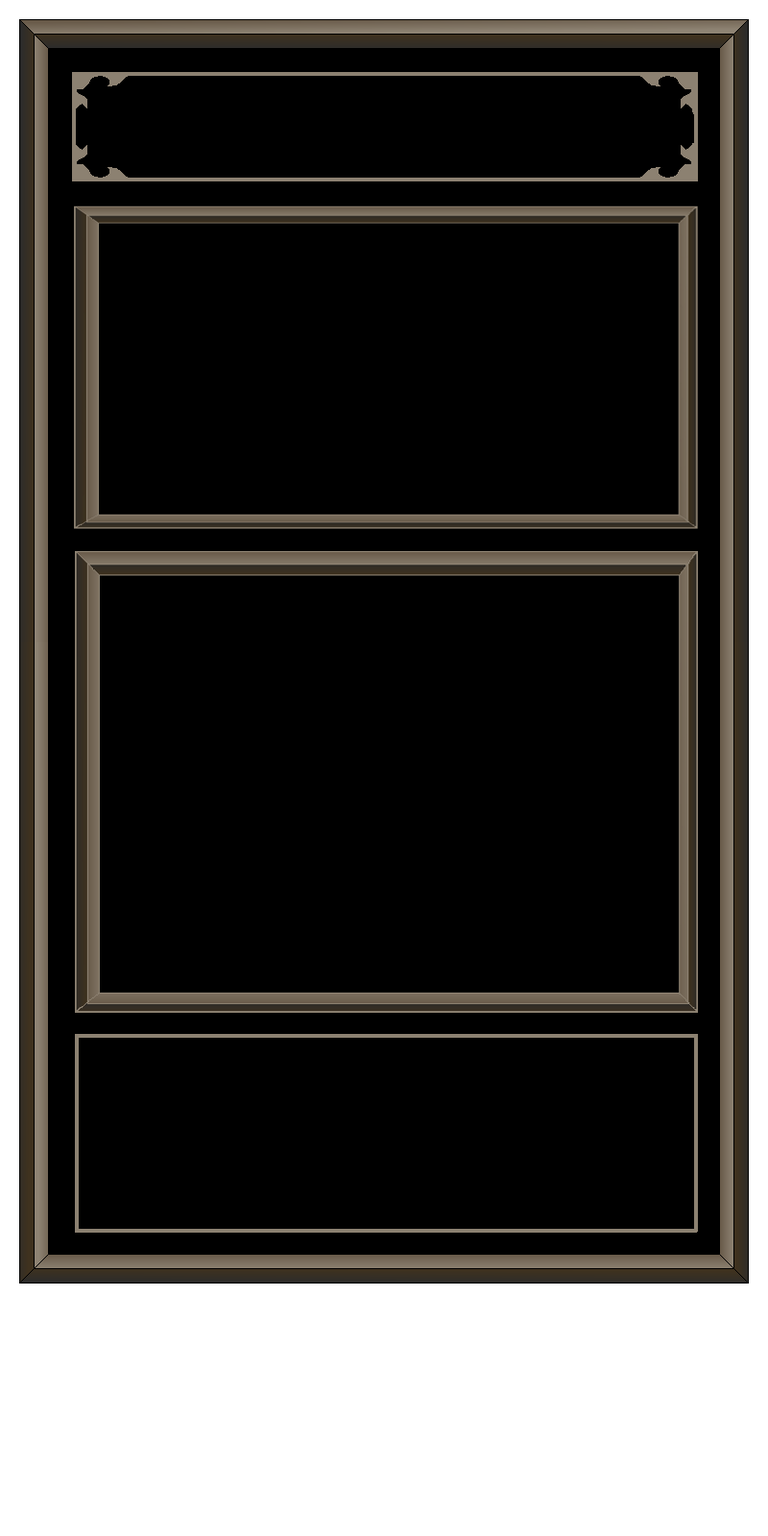
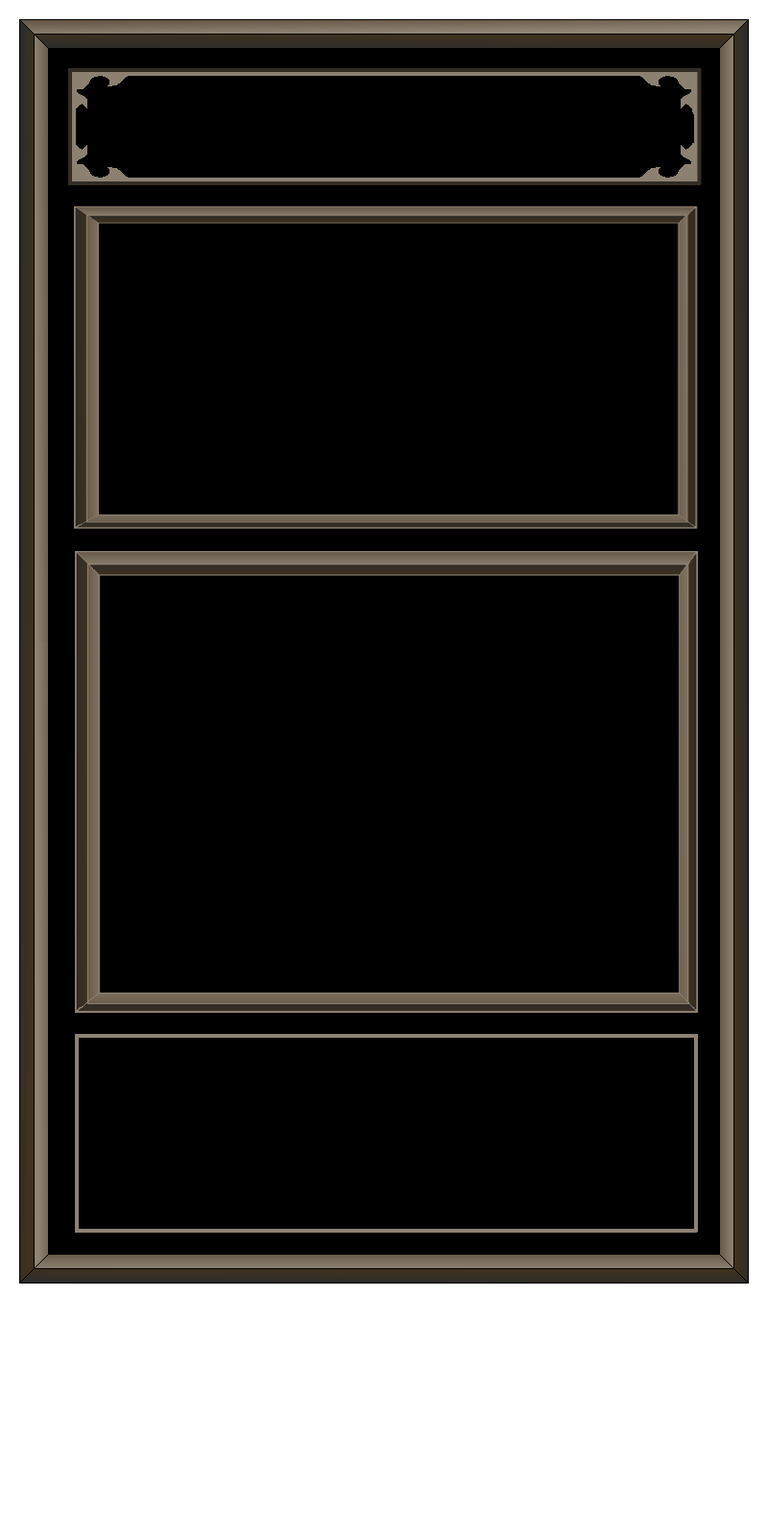
Before/after of a w=768, h=1536 layered artwork. What changed in the layer stack:
painted on "Layer 8(pasted)" over [68, 68, 702, 529]
